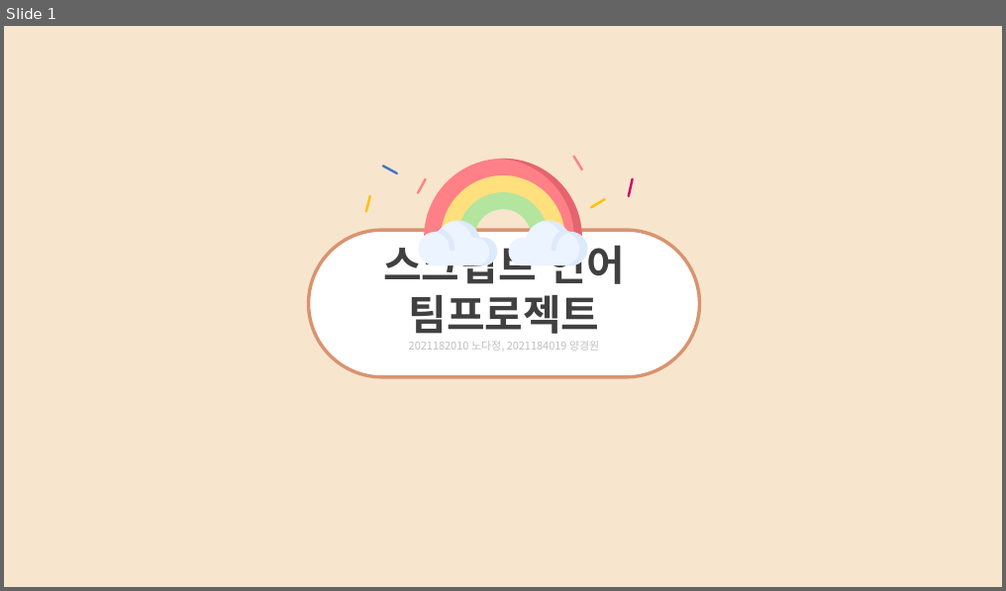
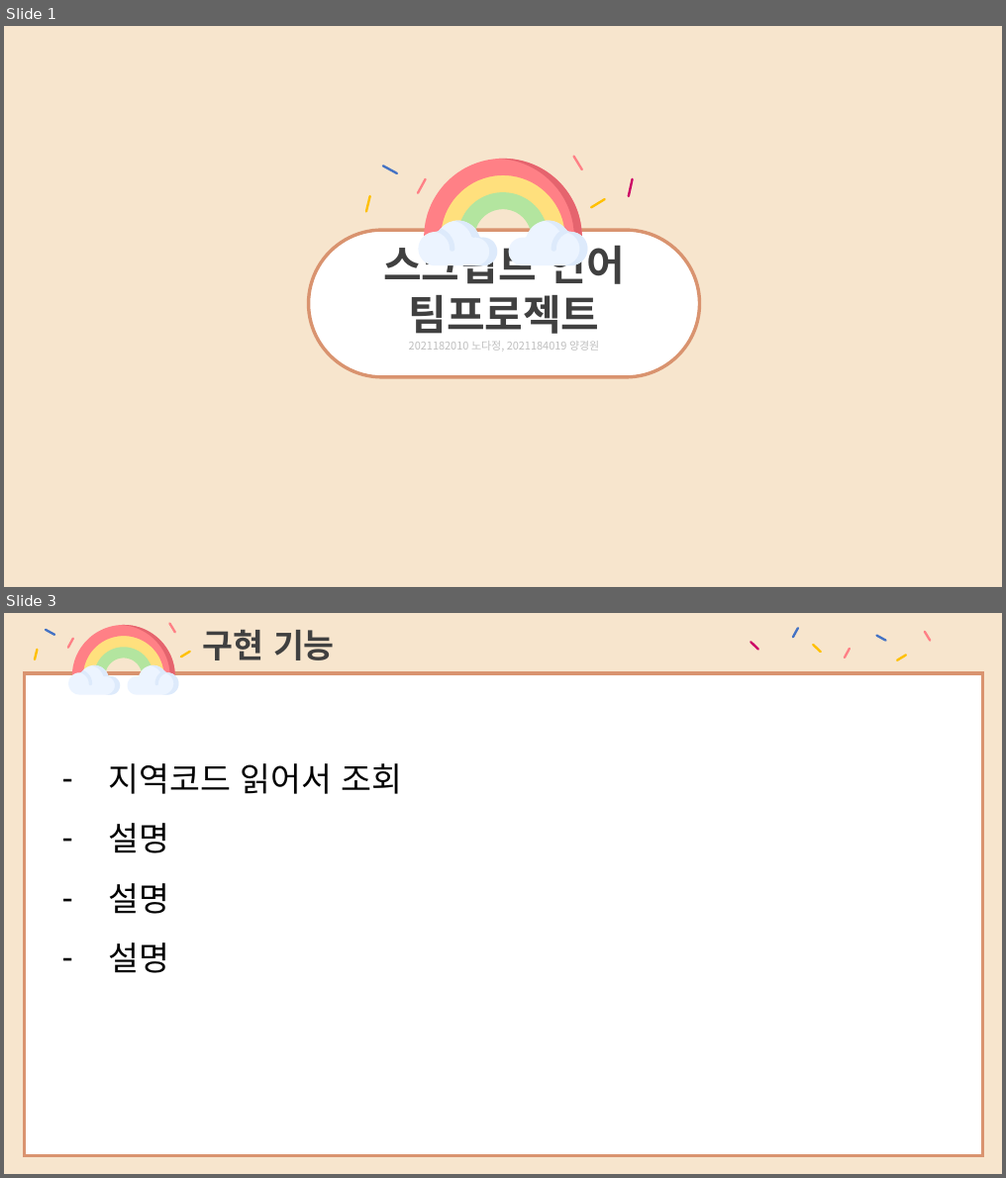
Before and after one commit to Nohdajeong/Pet_Information, a slide deck: 2021182010 노다정, 2021182019 양경원 - 스크립트언어 팀프로젝트 기획ppt.pptx. Shown one above the other, each under a label of ours: slide 1 before the commit, slides 1 and 3 after it; the slides between them are not shown. The pictures are 1006x591 and 1006x1178 pixels, drawn with LibreOffice and Linux fonts; fonts in the diff are those of the drawing. Boxes give left, top, right and bottom in pixels: in the first picture for what was removed or moved away, otherwise in the second. Text is boxed around its words. In the diff, an @@ line names an element or a change of style, - is before the commit and + after.

```diff
--- a/2021182010 노다정, 2021182019 양경원 - 스크립트언어 팀프로젝트 기획ppt.pptx
+++ b/2021182010 노다정, 2021182019 양경원 - 스크립트언어 팀프로젝트 기획ppt.pptx
@@ slide 3 added at [4, 613, 1002, 1174], background #F7E5CD @@
@@ text added at [203, 629, 335, 661], 32 pt, text #404040, bold @@
+구현 기능
@@ group added at [35, 624, 190, 660]: 5 lines @@
@@ group added at [68, 625, 179, 694]: 10 freeform shapes @@
@@ group added at [751, 628, 930, 661]: 7 lines @@
@@ rectangle added at [24, 673, 982, 1157], fill #FFFFFF, outline #D9936F 3.25 pt @@
@@ text added at [109, 763, 403, 973], 32 pt, text #000000 @@
+– 지역코드 읽어서 조회
+– 설명
+– 설명
+– 설명
```
Also in this commit, not shown: 2 slides changed, 2 other slides added, 4 slides removed, 2 other files.
